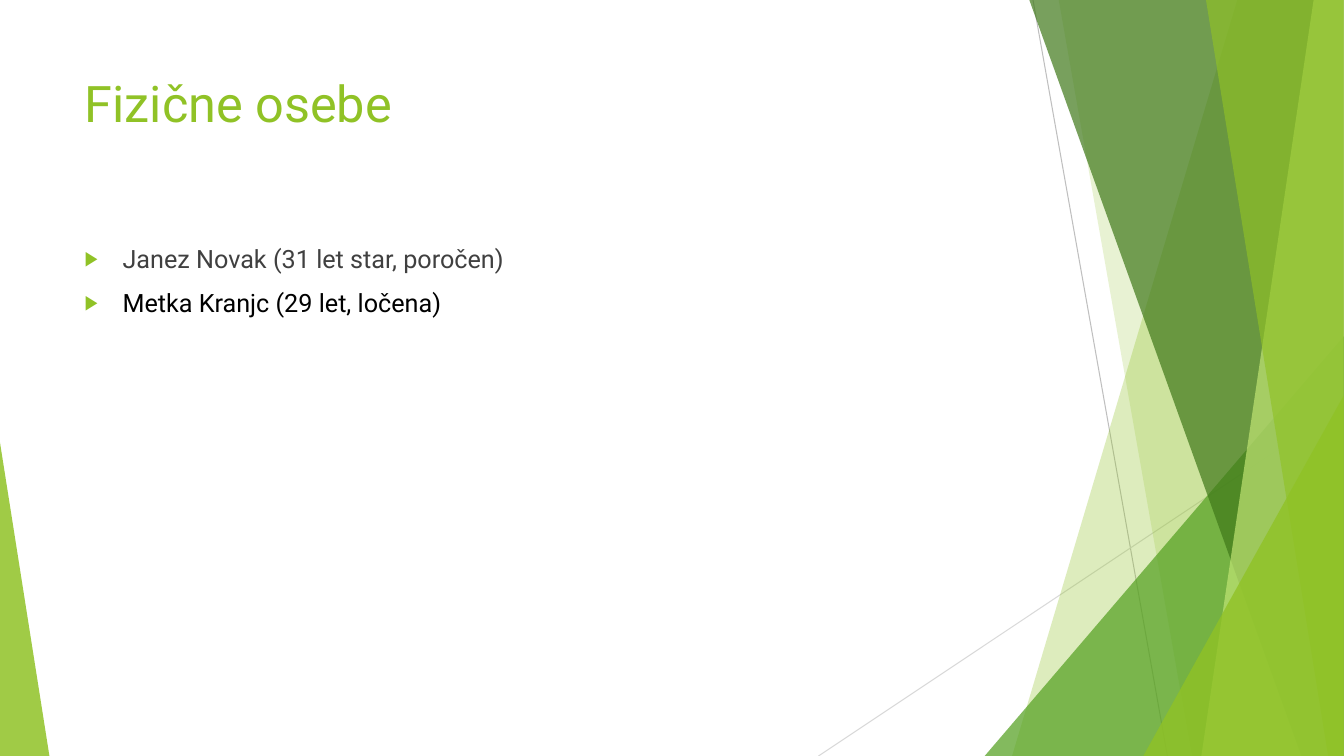
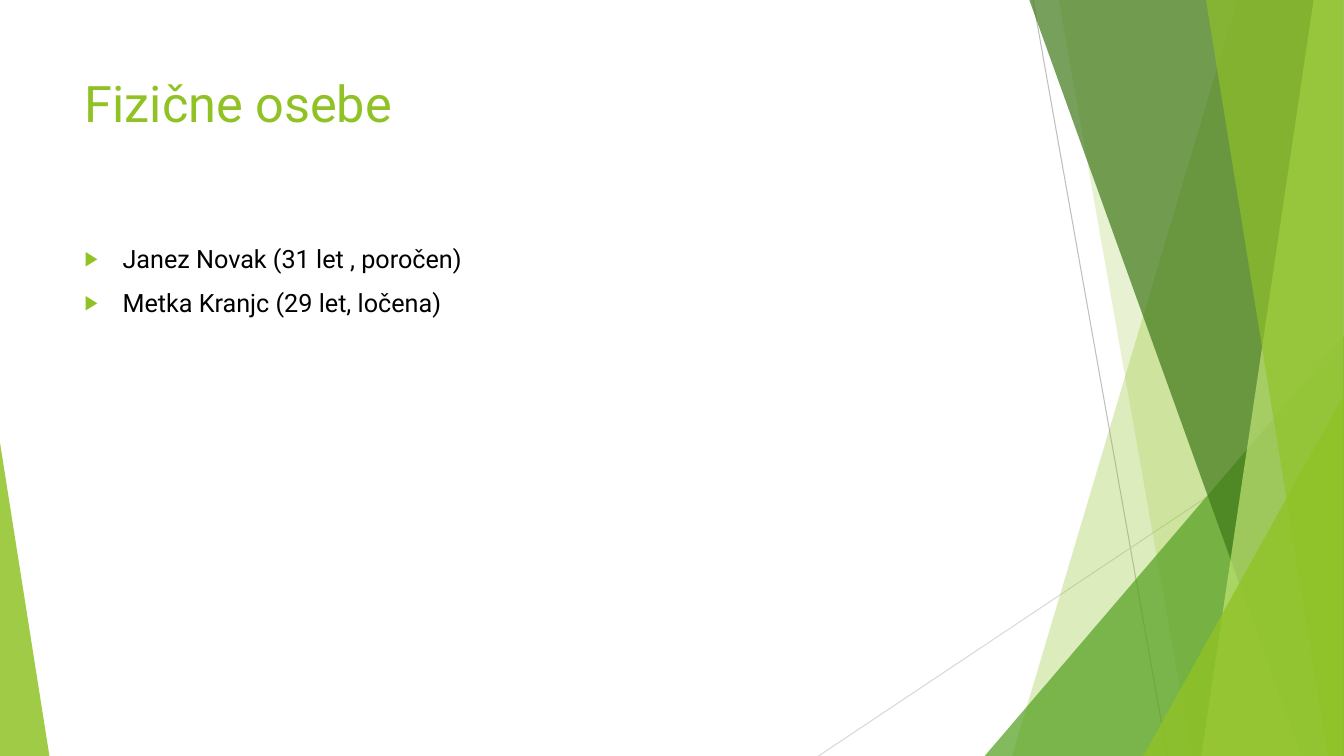
Before and after one commit to Zanz2/IPIRI_MM_RESOURCES, a slide deck: slide 8 of MAGIC-MIRROR_v4.pptx. Drawn at 1344x756 pixels with LibreOffice and Linux fonts; fonts in the diff are those of the drawing. Boxes give left, top, right and bottom in pixels: in the first picture for what was removed or moved away, otherwise in the second. Text is boxed around its words. In the diff, an @@ line names an element or a change of style, - is before the commit and + after.

```diff
--- a/MAGIC-MIRROR_v4.pptx
+++ b/MAGIC-MIRROR_v4.pptx
@@ text at box(123, 248, 461, 274): text changed; text colour #404040 to #000000 @@
-▶ Janez Novak (31 let star, poročen)
+▶ Janez Novak (31 let , poročen)
```
